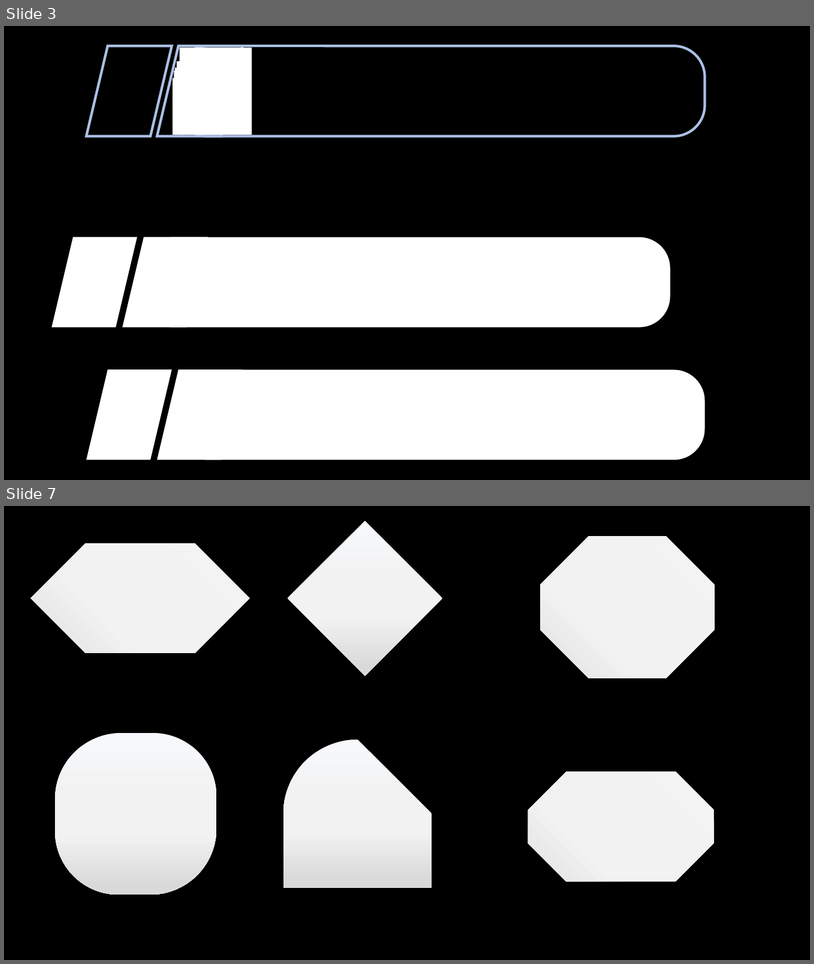
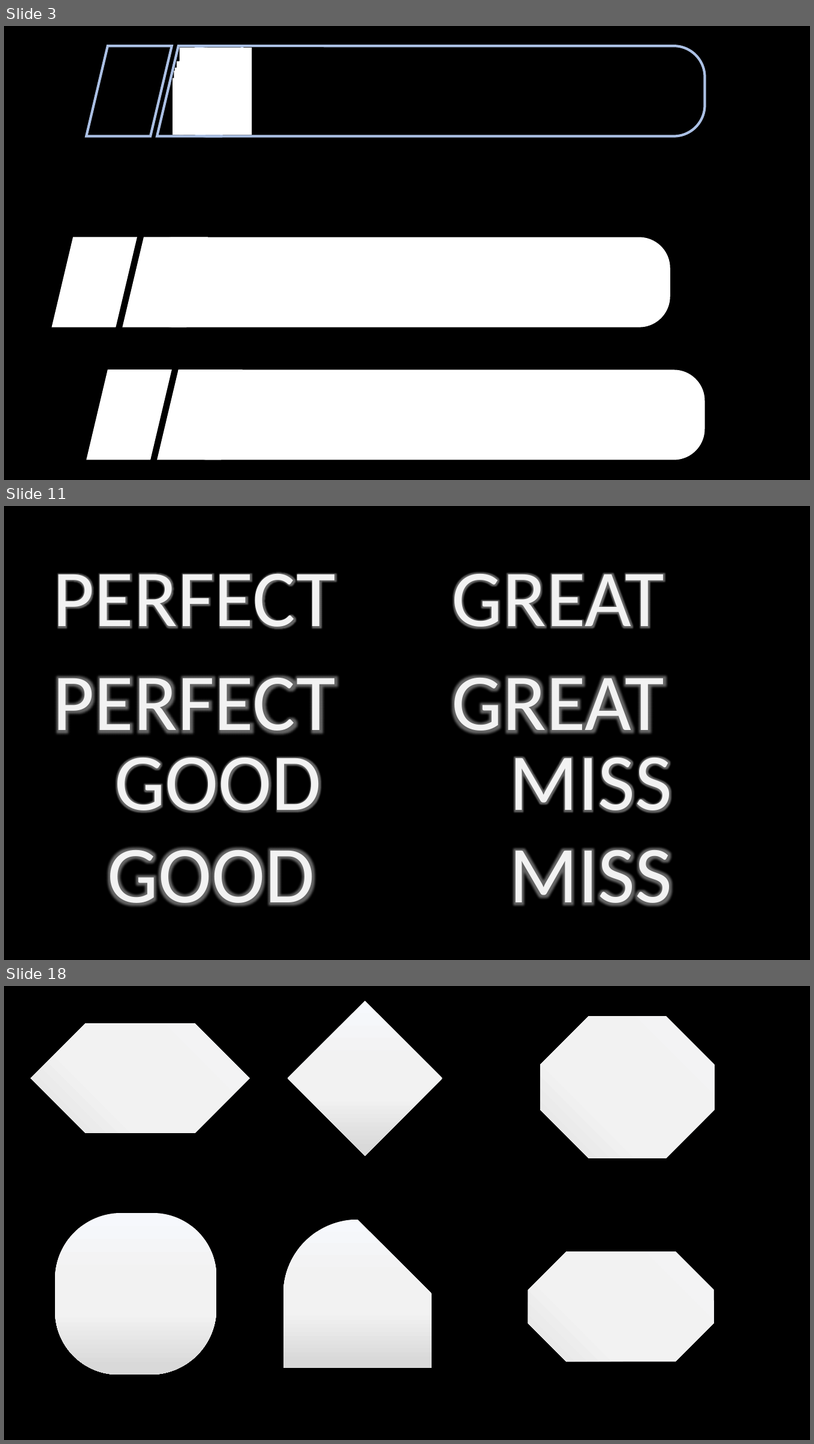
Before and after one commit to YuukiReiya/RhythmGame, a slide deck: resource.pptx. Shown one above the other, each under a label of ours: slides 3 and 7 before the commit, slides 3, 11 and 18 after it; the slides between them are not shown. The pictures are 814x964 and 814x1444 pixels, drawn with LibreOffice and Linux fonts; fonts in the diff are those of the drawing. Boxes give left, top, right and bottom in pixels: in the first picture for what was removed or moved away, otherwise in the second. Text is boxed around its words. In the diff, an @@ line names an element or a change of style, - is before the commit and + after.

```diff
--- a/resource.pptx
+++ b/resource.pptx
@@ slide 11 added at bbox=[4, 506, 810, 960], background #000000 @@
@@ text added at bbox=[53, 572, 335, 629], 96 pt, text gradient #F6F8FC to #F2F2F2 to #D9D9D9 to #808080 @@
+PERFECT
@@ text added at bbox=[452, 572, 665, 629], 96 pt, text gradient #F6F8FC to #F2F2F2 to #D9D9D9 @@
+GREAT
@@ text added at bbox=[53, 675, 335, 734], 96 pt, text gradient #FF99FF to #F2F2F2 to #FF3399 @@
+PERFECT
@@ text added at bbox=[452, 675, 665, 733], 96 pt, text gradient #FF99FF to #F2F2F2 to #FF0066 @@
+GREAT
@@ text added at bbox=[114, 756, 321, 813], 96 pt, text gradient #F6F8FC to #F2F2F2 to #D9D9D9 @@
+GOOD
@@ text added at bbox=[509, 756, 672, 813], 96 pt, text gradient #F6F8FC to #F2F2F2 to #D9D9D9 @@
+MISS
@@ text added at bbox=[108, 847, 315, 906], 96 pt, text gradient #66FF66 to #F2F2F2 to #99FF66 to #00FF00 @@
+GOOD
@@ text added at bbox=[509, 847, 672, 906], 96 pt, text gradient #00FFFF to #F2F2F2 to #00CCFF to #0033CC @@
+MISS
@@ what was slide 7 is now slide 18 @@
```
Also in this commit, not shown: 4 slides changed, 10 other slides added.
